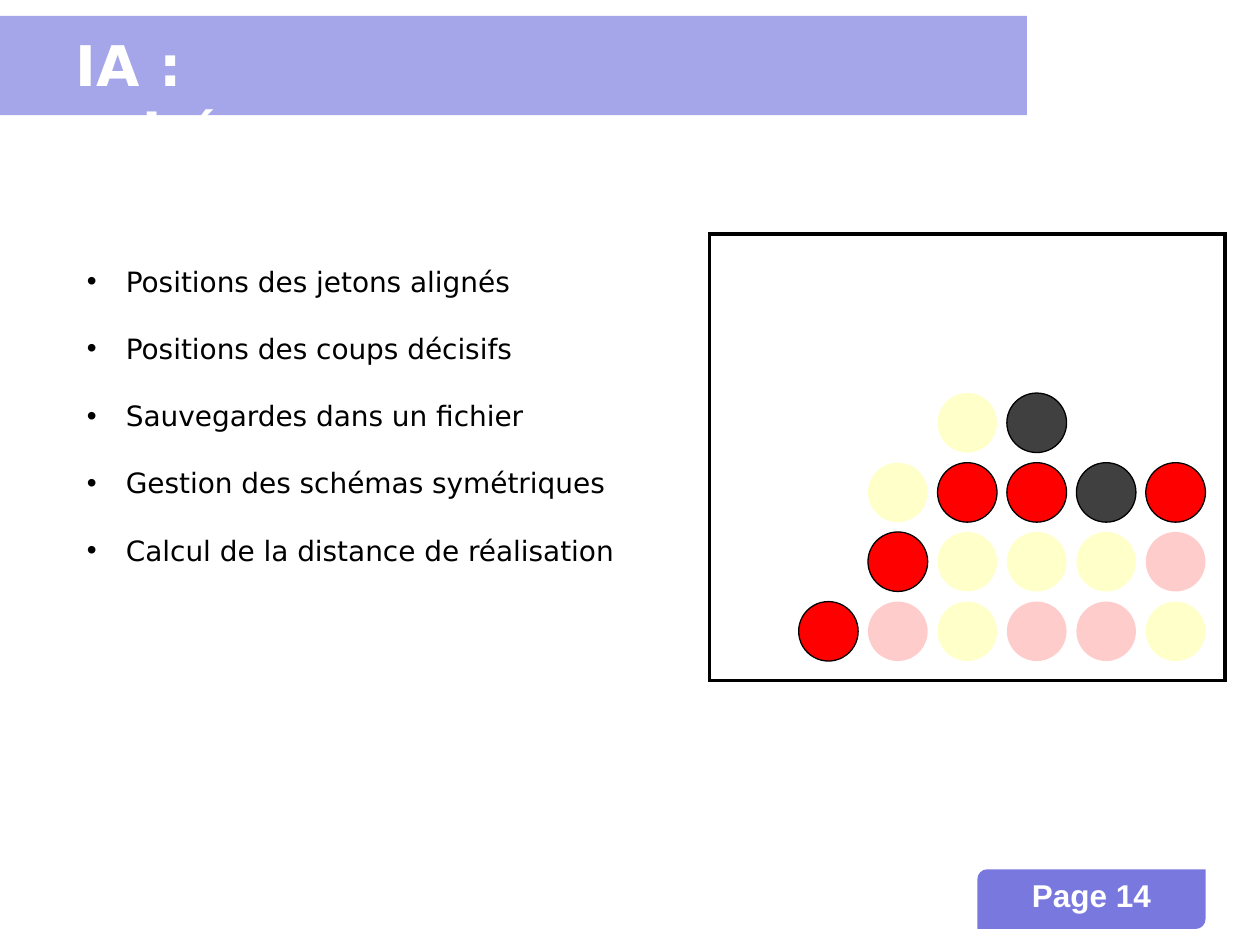
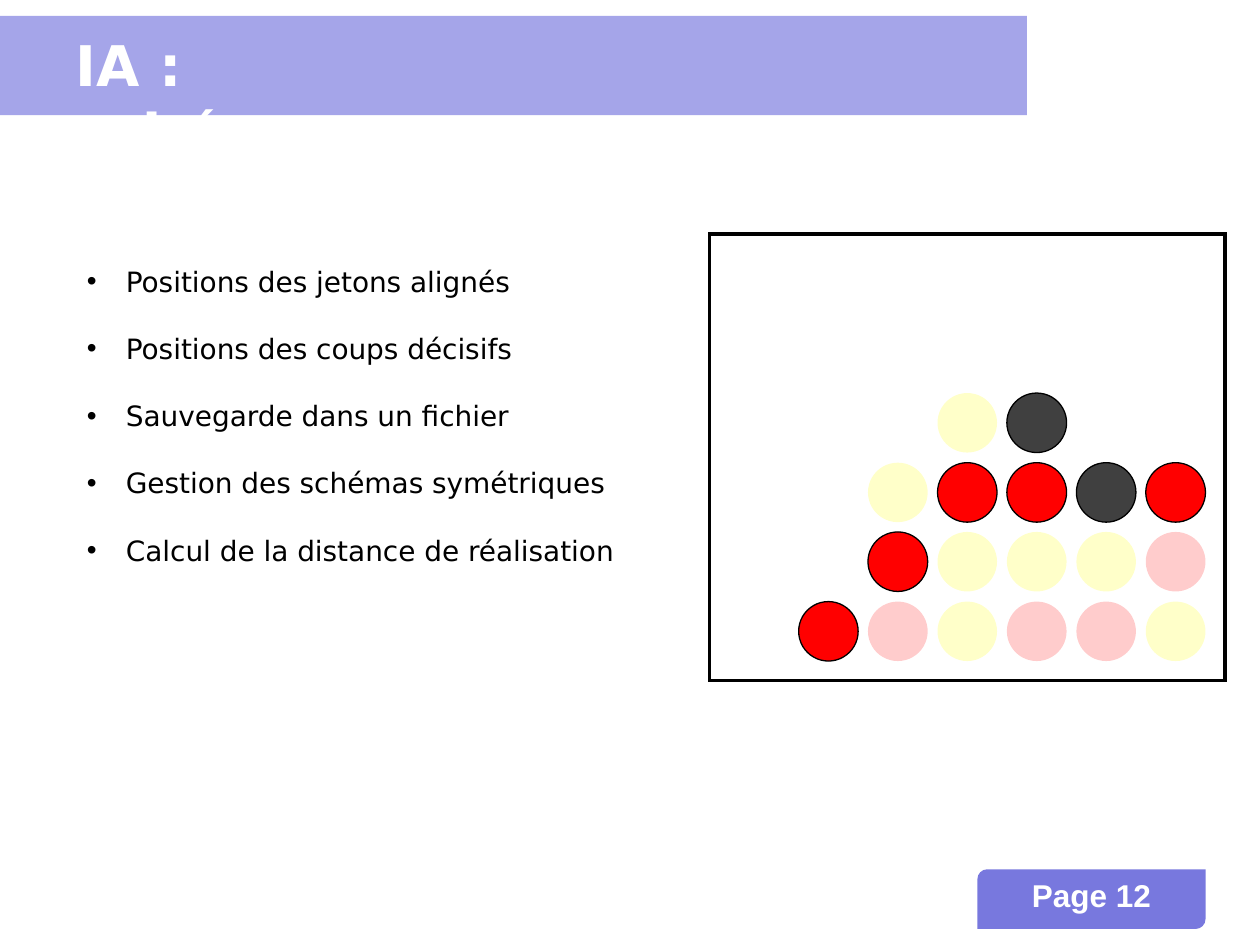
Before and after one commit to INSA-4IF-H4404-2013-2014/Connect-Four, a slide deck: slide 12 of presentation.ppt (slide 14 before the commit). Drawn at 1260x945 pixels with LibreOffice and Linux fonts; fonts in the diff are those of the drawing; background and template pictures are left out. Boxes give left, top, right and bottom in pixels: in the first picture for what was removed or moved away, otherwise in the second. Text is boxed around its words. In the diff, an @@ line names an element or a change of style, - is before the commit and + after.

Commit message:
Refactors and corrects spelling mistakes in the PPT.

```diff
--- a/presentation.ppt
+++ b/presentation.ppt
@@ text at [126, 404, 509, 432]: text changed @@
-• Sauvegardes dans un fichier
+• Sauvegarde dans un fichier
@@ page number at [1032, 885, 1151, 913]: text changed @@
-Page 14
+Page 12
```
Also in this commit, not shown: 8 other slides changed, 2 slides added, 4 slides removed.
